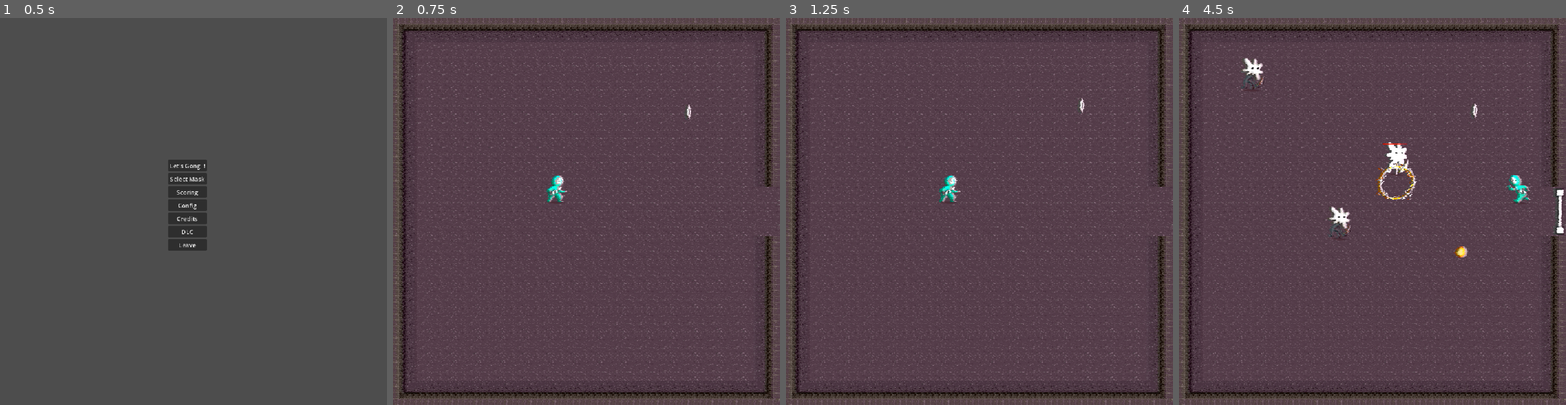
Above: before the commit, frames 1-4 (left to right).
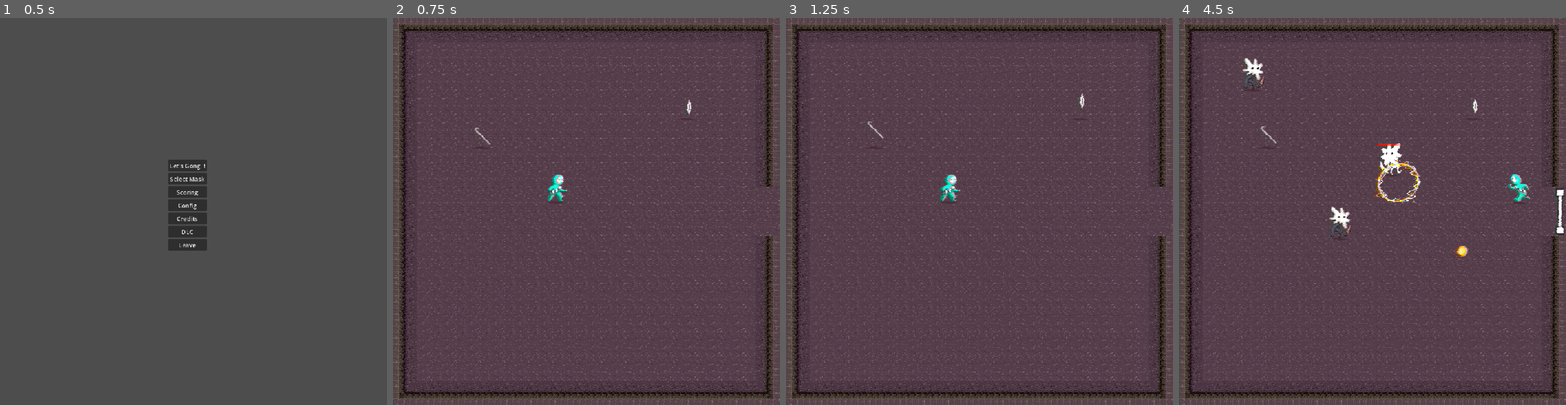
Above: after the commit, the same moments.

Repository: HephepTeam/GGJ2026
Game: Godot game, scene res://scenes/menus/main_menu.tscn
Same seed, same stepped clock (60 frames per second), same inputs: the game is played once before the commit and once after it.
Inputs (mouse positions are in pixels of both pictures, inside the frame that each line leads up to):
- Up to frame 1 (0.5 s): no input
- Up to frame 2 (0.75 s): click "Let's Gong !" at 0.5 s
- Up to frame 3 (1.25 s): no input
- Up to frame 4 (4.5 s): move the mouse to (1457, 192) at 1.27 s; hold Right (ui_right) 1.28-2.03 s; move the mouse to (1295, 230) at 2.02 s; hold Down (ui_down) 2.03-2.78 s; move the mouse to (1411, 126) at 2.77 s; hold Right (ui_right) 2.78-3.53 s; move the mouse to (1353, 288) at 3.52 s; hold Up (ui_up) 3.53-4.28 s; move the mouse to (1488, 269) at 4.27 s; hold Left (ui_left) from 4.28 s (still down)

Frame 1 is identical in both runs. In frame 2, 0.3% of the frame differs, in the area x 21-79%, y 21-48%; in frame 3, 0.3%; in frame 4, 1.1%, in the area x 21-91%, y 21-62%.

Commit message:
crowbar (pas encore d'effet), musique lolo

Diff:
--- a/scenes/Player/player.tscn
+++ b/scenes/Player/player.tscn
@@ -56,7 +56,7 @@
 [node name="Body" type="AnimatedSprite2D" parent="." unique_id=2057925387]
 self_modulate = Color(1.1638972, 1.1638972, 1.1638972, 1)
 z_index = 1
-position = Vector2(5, -15)
+position = Vector2(5, -18)
 sprite_frames = SubResource("SpriteFrames_a3d8c")
 animation = &"run"
 frame_progress = 0.1658449
--- /dev/null
+++ b/scenes/collectible/crowbar.gd
@@ -0,0 +1,24 @@
+extends Area2D
+class_name Crowbar
+
+var tween: Tween
+@onready var crowbar_sprite: Sprite2D = $CrowbarSprite
+
+@onready var init_pos_y = crowbar_sprite.position.y
+
+func _ready():
+	tween = create_tween().set_ease(Tween.EASE_IN_OUT).set_trans(Tween.TRANS_SINE)
+	tween.set_loops(0)
+	tween.tween_property(crowbar_sprite, "position:y", init_pos_y-20.0, 0.7)
+	tween.tween_property(crowbar_sprite, "position:y", init_pos_y, 0.7)
+
+
+func _on_body_entered(body: Node2D) -> void:
+	Globals.crowbar_picked_up.emit()
+	if tween: tween.kill()
+	tween = create_tween().set_ease(Tween.EASE_OUT).set_trans(Tween.TRANS_EXPO)
+	tween.set_parallel(true)
+	tween.tween_property(crowbar_sprite, "position:y", -60.0, 0.2).as_relative()
+	tween.tween_property(crowbar_sprite, "scale:x", 0.0, 0.3)
+	tween.set_parallel(false)
+	tween.tween_callback(queue_free)
--- /dev/null
+++ b/scenes/collectible/crowbar.tscn
@@ -0,0 +1,28 @@
+[gd_scene format=3 uid="uid://cpcfn3hiocs72"]
+
+[ext_resource type="Script" uid="uid://ctup2707n37d3" path="res://scenes/collectible/crowbar.gd" id="1_q8gvr"]
+[ext_resource type="Texture2D" uid="uid://deqfjb1rqis7t" path="res://assets/shadow.png" id="2_kuxxp"]
+[ext_resource type="Texture2D" uid="uid://v8iyxpcsln5b" path="res://assets/crowbar.png" id="2_q8gvr"]
+
+[sub_resource type="CircleShape2D" id="CircleShape2D_r261n"]
+radius = 24.0
+
+[node name="Crowbar" type="Area2D" unique_id=294908437]
+position = Vector2(0, -1)
+collision_layer = 4
+script = ExtResource("1_q8gvr")
+
+[node name="shadow" type="Sprite2D" parent="." unique_id=573349222]
+position = Vector2(0, 1)
+texture = ExtResource("2_kuxxp")
+
+[node name="CrowbarSprite" type="Sprite2D" parent="." unique_id=1127084640]
+position = Vector2(0, -27)
+scale = Vector2(0.8, 0.8)
+texture = ExtResource("2_q8gvr")
+
+[node name="CollisionShape2D" type="CollisionShape2D" parent="." unique_id=1684417136]
+position = Vector2(0, -13)
+shape = SubResource("CircleShape2D_r261n")
+
+[connection signal="body_entered" from="." to="." method="_on_body_entered"]
--- a/scenes/collectible/mask.tscn
+++ b/scenes/collectible/mask.tscn
@@ -2,6 +2,7 @@
 
 [ext_resource type="Texture2D" uid="uid://bag011h7epnyq" path="res://assets/Masks/mask0.png" id="1_lkq0l"]
 [ext_resource type="Script" uid="uid://wvfxuwnb07fm" path="res://scenes/collectible/mask.gd" id="1_r261n"]
+[ext_resource type="Texture2D" uid="uid://deqfjb1rqis7t" path="res://assets/shadow.png" id="2_k2je6"]
 
 [sub_resource type="CircleShape2D" id="CircleShape2D_r261n"]
 radius = 24.0
@@ -12,10 +13,11 @@
 script = ExtResource("1_r261n")
 
 [node name="shadow" type="Sprite2D" parent="." unique_id=573349222]
-position = Vector2(0, 1)
+position = Vector2(3, 1)
+texture = ExtResource("2_k2je6")
 
 [node name="MaskSprite" type="Sprite2D" parent="." unique_id=1127084640]
-position = Vector2(0, -14)
+position = Vector2(0, -26)
 scale = Vector2(0.8, 0.8)
 texture = ExtResource("1_lkq0l")
 
--- a/scenes/game_scene.tscn
+++ b/scenes/game_scene.tscn
@@ -9,6 +9,7 @@
 [ext_resource type="Resource" uid="uid://cel4wpflqmuuf" path="res://ressources/mask2.tres" id="5_tcjrq"]
 [ext_resource type="PackedScene" uid="uid://ddegyt03bek3q" path="res://scenes/collectible/mask.tscn" id="5_y3j0m"]
 [ext_resource type="PackedScene" uid="uid://8b7lnpmvdgip" path="res://scenes/menus/paused_menu.tscn" id="7_kk2rg"]
+[ext_resource type="PackedScene" uid="uid://cpcfn3hiocs72" path="res://scenes/collectible/crowbar.tscn" id="8_mw25s"]
 [ext_resource type="PackedScene" uid="uid://dg63fg6sx8t1u" path="res://scenes/filters.tscn" id="9_mw25s"]
 
 [node name="GameScene" type="Node2D" unique_id=729300741]
@@ -56,6 +57,9 @@
 [node name="Player" parent="Entities" unique_id=1534390266 instance=ExtResource("2_bw6k5")]
 position = Vector2(432, 488)
 
+[node name="Crowbar" parent="Entities" unique_id=482738927 instance=ExtResource("8_mw25s")]
+position = Vector2(238, 343)
+
 [node name="CanvasLayer" type="CanvasLayer" parent="." unique_id=1897922151]
 
 [node name="Filters" parent="CanvasLayer" unique_id=268984273 instance=ExtResource("9_mw25s")]
--- a/scenes/managers/globals.gd
+++ b/scenes/managers/globals.gd
@@ -3,6 +3,7 @@
 signal room_entered(room)
 signal mask_picked_up(d: MaskData)
 signal camera_move_finished
+signal crowbar_picked_up
 
 var entities_container: Node2D
 var EnemyAround = []
--- a/scenes/managers/globals.tscn
+++ b/scenes/managers/globals.tscn
@@ -1,7 +1,7 @@
 [gd_scene format=3 uid="uid://dols6ucr8nf3y"]
 
 [ext_resource type="Script" uid="uid://d2tayuxw026k2" path="res://scenes/managers/globals.gd" id="1_p2ls8"]
-[ext_resource type="AudioStream" uid="uid://cwq2v2xg8cxdl" path="res://assets/menu_song_test.mp3" id="2_q2l35"]
+[ext_resource type="AudioStream" uid="uid://c2cete0kvg6gr" path="res://assets/music/loop_2026.mp3" id="2_q2l35"]
 
 [node name="Globals" type="Node" unique_id=1208484909]
 script = ExtResource("1_p2ls8")
Binary file added: assets/crowbar.png
Not shown, added: assets/crowbar.png.import
Not shown, added: assets/music/loop_2026.mp3.import
Not shown, added: scenes/collectible/crowbar.gd.uid
Not shown, added: assets/music/loop_2026.mp3
